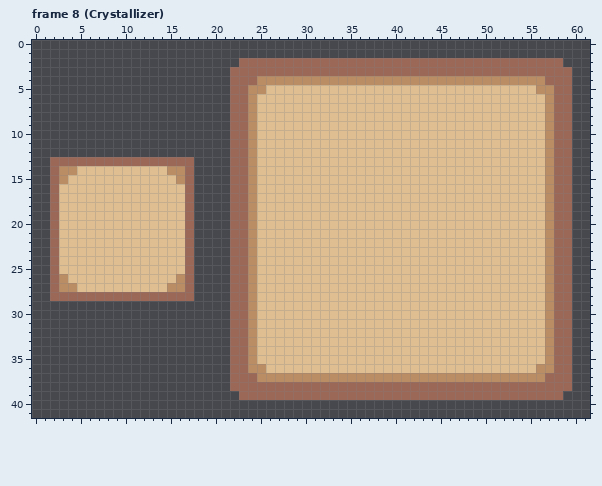
Pixel-art file, stored at Personal_Roberto/ASEPRITE/5. Menú/ItemsUI/Items.aseprite. The first picture shows the starting point.
62x42 pixels, 8 frames. Shown: frame 8 (Crystallizer).
The result:
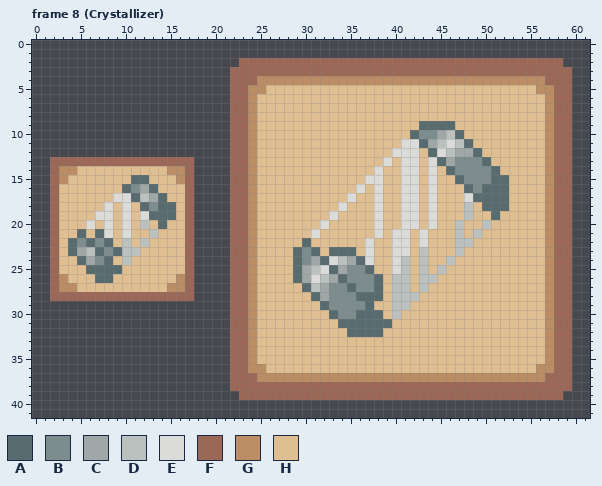
Palette (. is transparent): A #586b6f  B #7d8c8c  C #9fa8a6  D #bbc1be  E #dbdcd9  F #9b6757  G #bb8d64  H #dfbf92
What changed:
Changed rows in their new state; - is an unchanged pixel.
Frame 8 (Crystallizer), layers "Items Zoom", "Items Tiny":
first column x 4:
 9 ---------------------------------------AAAA------
10 --------------------------------------ABBCDA-----
11 -------------------------------------EEACDEDA----
12 ------------------------------------EEE-AEDCCA---
13 -----------------------------------E-EE-EACBBBA--
14 ----------------------------------E--EE-E-ABBBBA-
15 -------AA------------------------EE--EE-E--ABBBAA
16 ------ABCA----------------------E-E--EE-E---ABAAA
17 -----EEADCA--------------------E--E--EE-E---EAAAA
18 ----E-E-ABAA------------------E---E--EE-E---D-AAA
19 ---EE-E-EAAA-----------------E----E--EE-E---D--A-
20 --E-E-E-D-A-----------------E-----E--EE-E--D--D--
21 -A-AE-E--D-----------------E------E-EE-E---D-D---
22 ABABA-D-D-----------------A------E--EE-E---DD----
23 ACDABADD-----------------ABA-AAA-E--EE-D---D-----
24 -ACBA-D------------------ABCAEDCAE--ED-D--D------
25 --AAAA-------------------ACDEACBBA--ED-D-D-------
26 ---AA--------------------ACEDCABBBA-DD-DD--------
27 --------------------------ADCBBABBA-DD-D---------
28 ---------------------------ACBBBAAA-DDD----------
29 ----------------------------ABBBBA--DD-----------
30 -----------------------------ABBAAA-D------------
31 ------------------------------AAAAAA-------------
32 -------------------------------AAAA--------------
